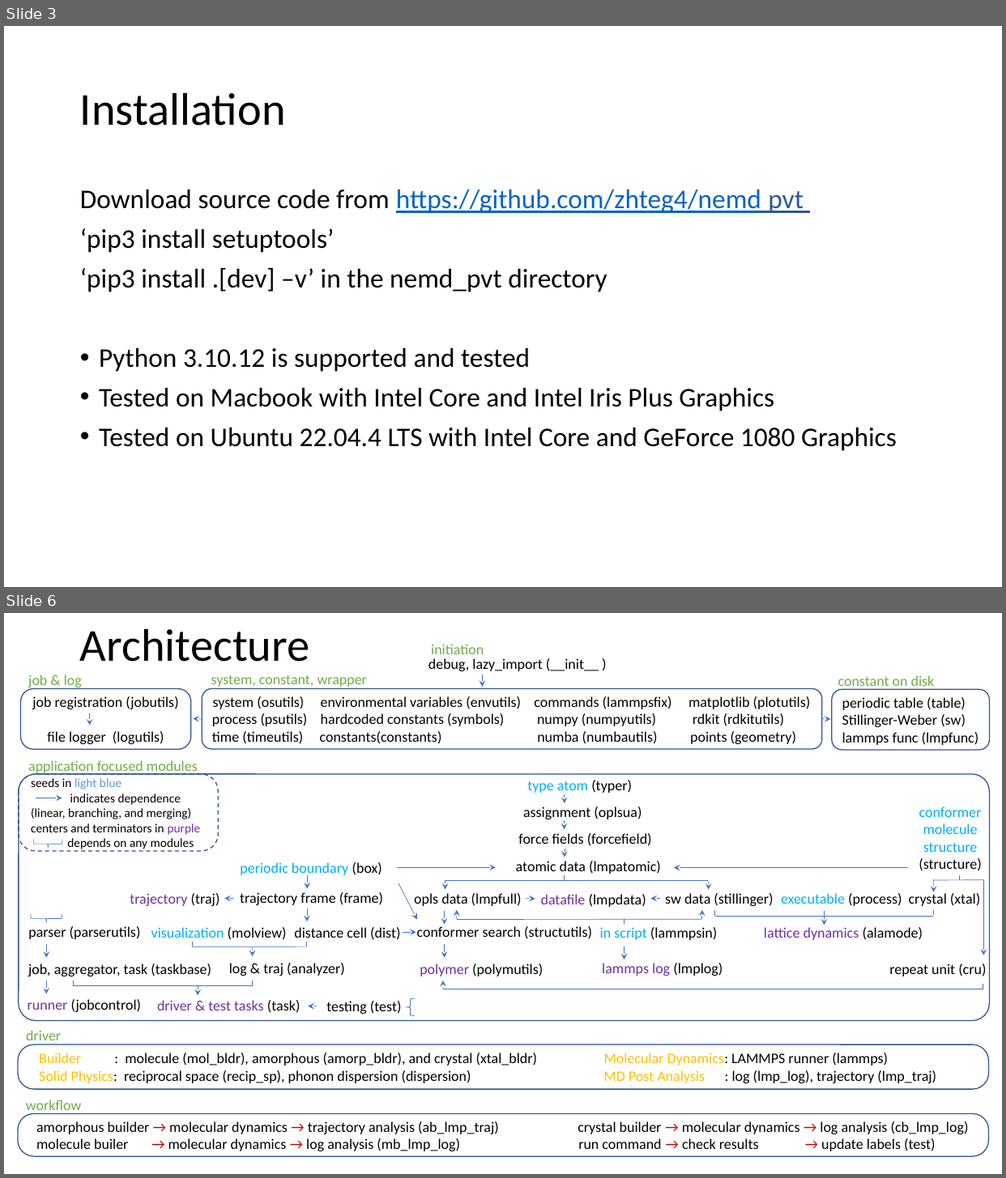
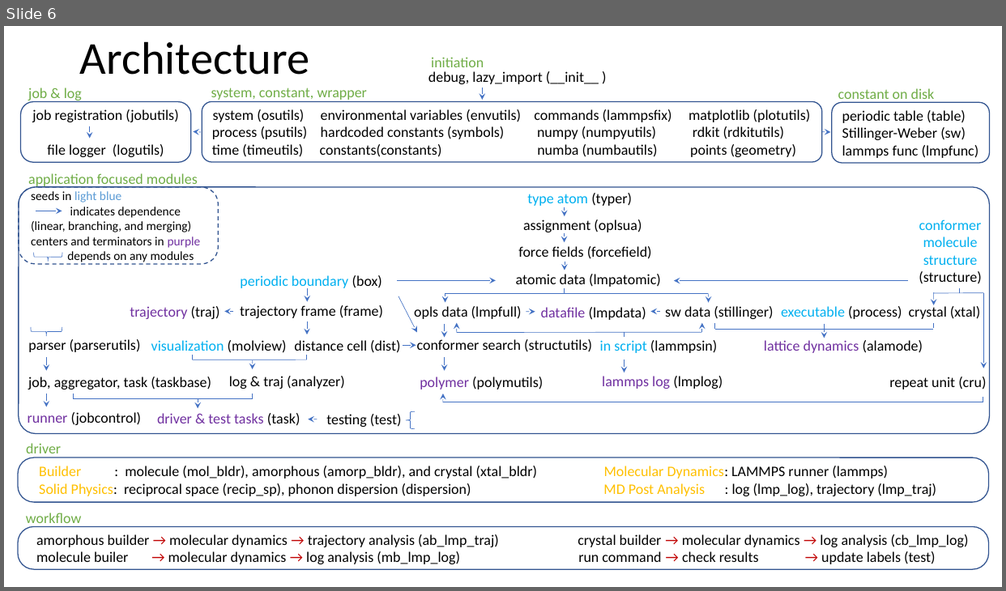
Before and after one commit to zhteg4pvt/nemd, a slide deck: docs/power_point/nemd.pptx. Shown one above the other, each under a label of ours: slides 3 and 6 before the commit, slide 6 after it; the slides between them are not shown. The pictures are 1006x1178 and 1006x591 pixels, drawn with LibreOffice and Linux fonts; fonts in the diff are those of the drawing. Boxes give left, top, right and bottom in pixels: in the first picture for what was removed or moved away, otherwise in the second. Text is boxed around its words. In the diff, an @@ line names an element or a change of style, - is before the commit and + after.

Commit message:
nemd ppt updated

```diff
--- a/docs/power_point/nemd.pptx
+++ b/docs/power_point/nemd.pptx
@@ slide 3 removed at (x1=4, y1=26, x2=1002, y2=587), background #FFFFFF @@
@@ title removed at (x1=80, y1=92, x2=286, y2=126) @@
-Installation
@@ text removed at (x1=80, y1=190, x2=897, y2=451) @@
-Download source code from https://github.com/zhteg4/nemd pvt
-‘pip3 install setuptools’
-‘pip3 install .[dev] –v’ in the nemd_pvt directory
-• Python 3.10.12 is supported and tested
-• Tested on Macbook with Intel Core and Intel Iris Plus Graphics
-• Tested on Ubuntu 22.04.4 LTS with Intel Core and GeForce 1080 Graphics
```
Also in this commit, not shown: 4 slides changed, 1 slide added, 3 other files.
